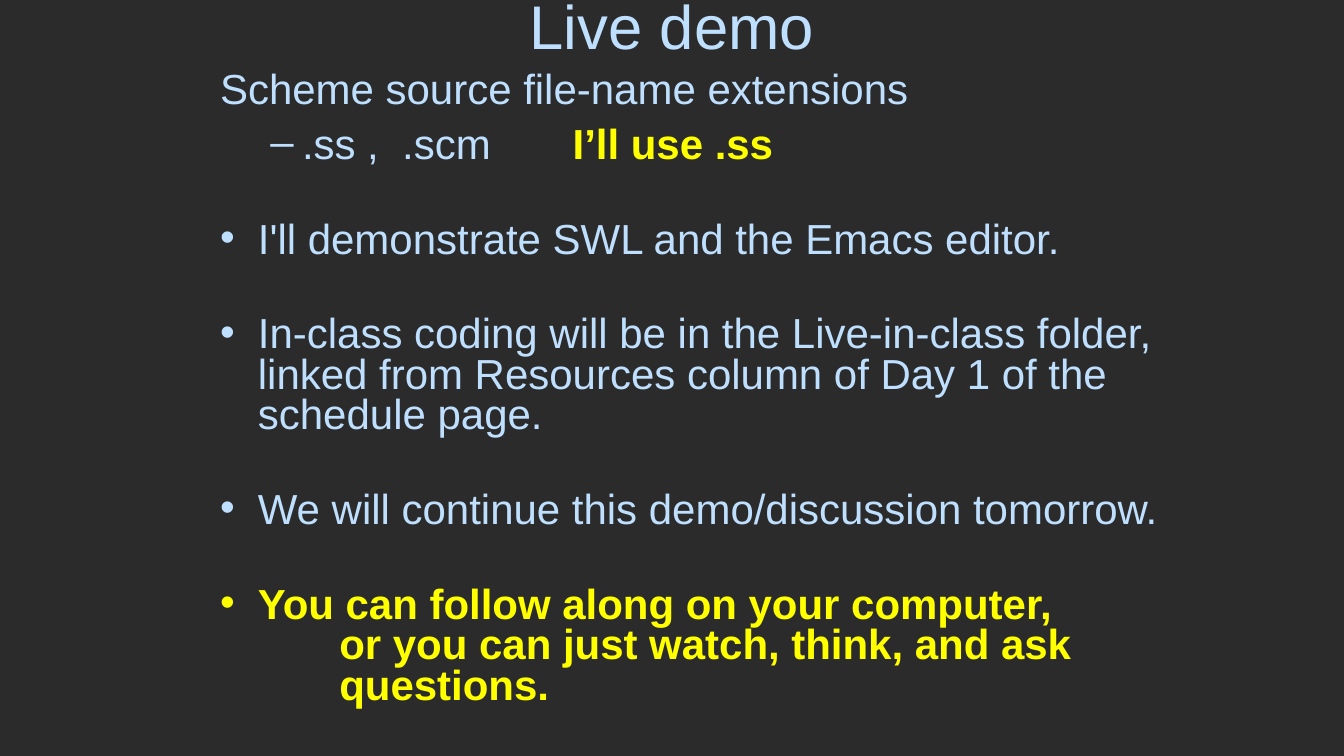
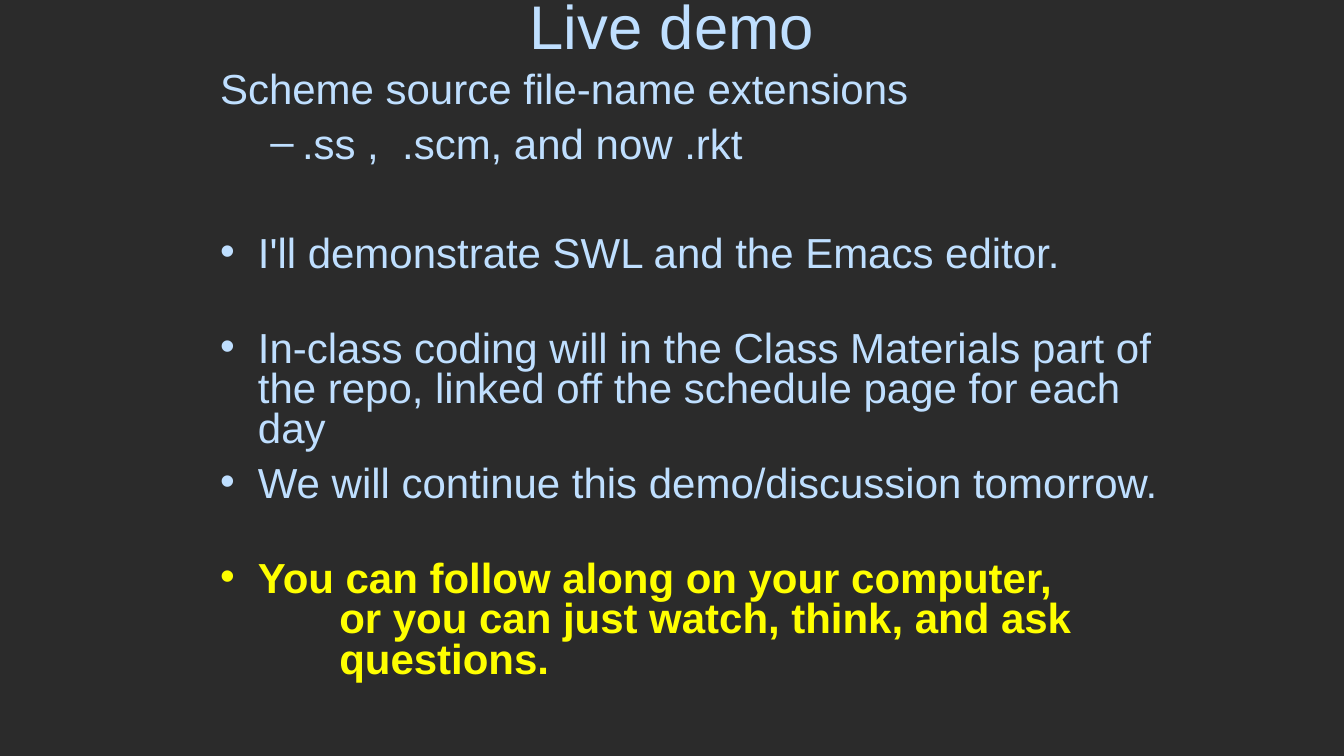
Before and after one commit to RHIT-CSSE/csse304, a slide deck: slide 16 of ClassMaterials/SchemeIntro/SchemeIntro.pptx. Drawn at 1344x756 pixels with LibreOffice and Linux fonts; fonts in the diff are those of the drawing; background and template pictures are left out; a plain dark background stands for a picture behind light text. Boxes give left, top, right and bottom in pixels: in the first picture for what was removed or moved away, otherwise in the second. Text is boxed around its words. In the diff, an @@ line names an element or a change of style, - is before the commit and + after.

```diff
--- a/ClassMaterials/SchemeIntro/SchemeIntro.pptx
+++ b/ClassMaterials/SchemeIntro/SchemeIntro.pptx
@@ text at [302, 128, 742, 165]: text changed; text colour #FFFF00 to #BFDFFF; bold off @@
-  – .ss , .scm I’ll use .ss
+  – .ss , .scm, and now .rkt
@@ text at [258, 332, 1151, 452]: text changed @@
-• In-class coding will be in the Live-in-class folder, linked from Resources column of Day 1 of the schedule page.
+• In-class coding will in the Class Materials part of the repo, linked off the schedule page for each day
```
Also in this commit, not shown: 1 other slide changed, 2 other files.
